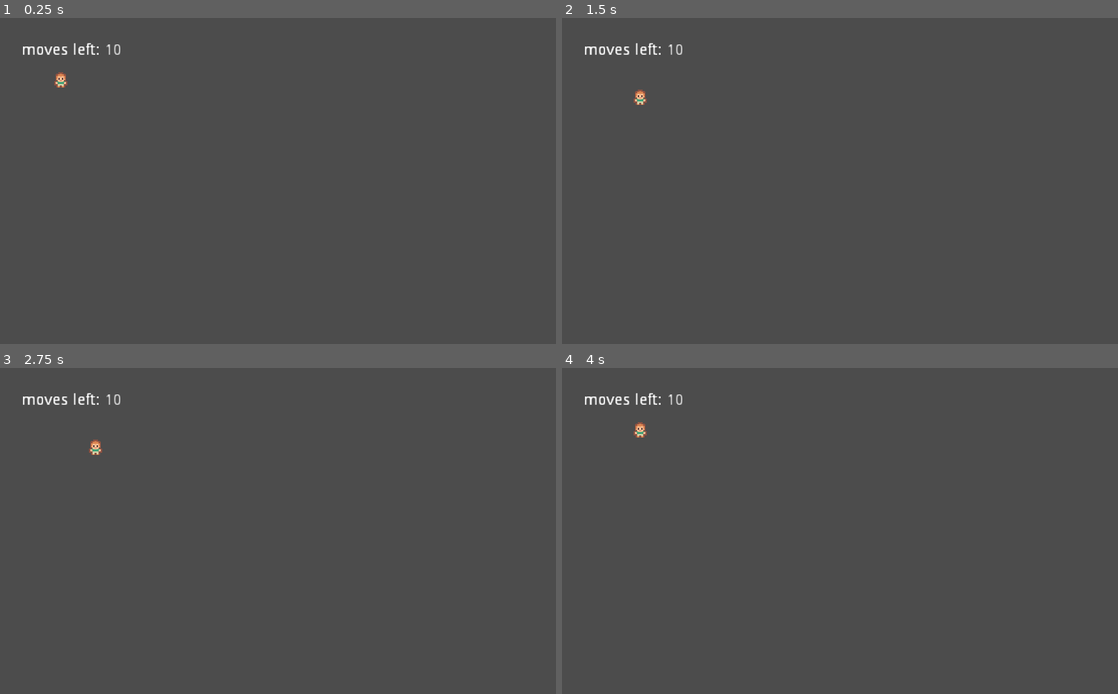
Above: before the commit, frames 1-4 (two rows, left to right).
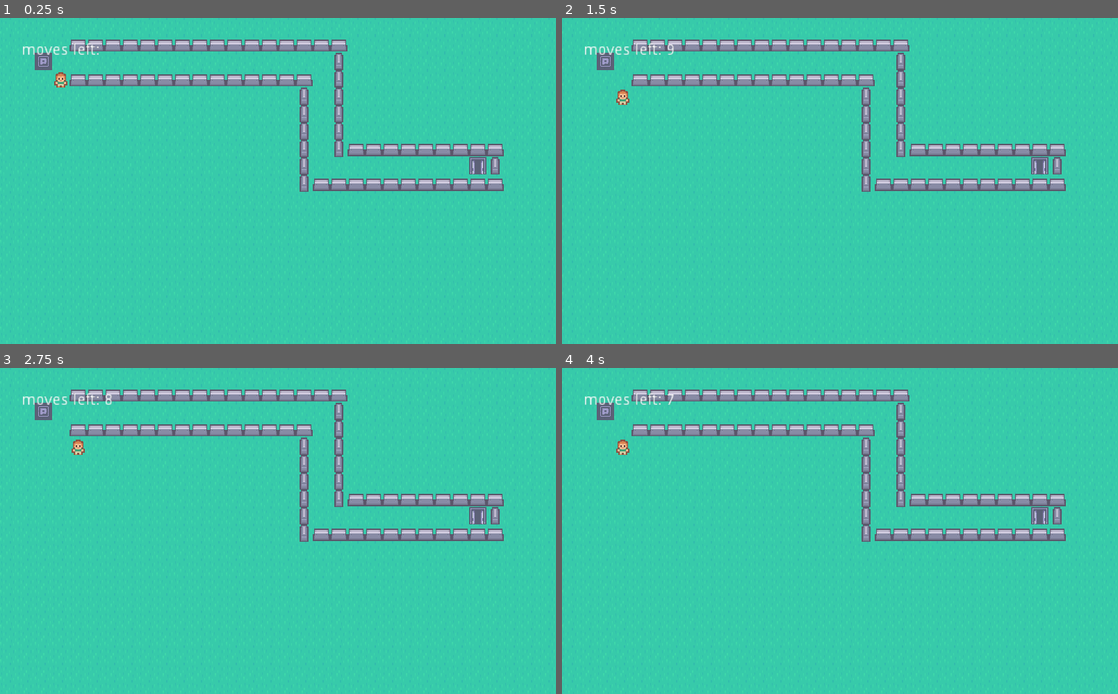
Above: after the commit, the same moments.

Repository: dsg-jam/LD50
Game: Godot game, scene res://scenes/playground.tscn
Same seed, same stepped clock (60 frames per second), same inputs: the game is played once before the commit and once after it.
Inputs:
- Up to frame 1 (0.25 s): no input
- Up to frame 2 (1.5 s): tap Enter at 0.5 s; hold Right (move_right) 0.53-1.28 s; tap Space at 1.25 s; hold Down (move_down) from 1.28 s (still down)
- Up to frame 3 (2.75 s): tap Enter at 2 s; release Down (move_down) at 2.03 s; hold Right (move_right) from 2.03 s (still down)
- Up to frame 4 (4 s): tap Space at 2.75 s; release Right (move_right) at 2.78 s; hold Up (move_up) 2.78-3.53 s; tap Enter at 3.5 s; hold Left (move_left) from 3.53 s (still down)

The runs differ from the first frame. In frame 1, 100% of the frame differs, in the area x 0-100%, y 0-100%; in frame 2, 100%; in frame 3, 100%; in frame 4, 100%.

Commit message:
Fix tilemap issues

Diff:
--- a/scenes/playground.tscn
+++ b/scenes/playground.tscn
@@ -1,11 +1,13 @@
-[gd_scene load_steps=19 format=2]
-
+[gd_scene load_steps=15 format=2]
 
 [ext_resource path="res://scripts/player.gd" type="Script" id=1]
 [ext_resource path="res://assets/tilemap.png" type="Texture" id=2]
 [ext_resource path="res://assets/player/player_down_idle.png" type="Texture" id=3]
 [ext_resource path="res://scenes/UI.tscn" type="PackedScene" id=4]
 
+[sub_resource type="ConvexPolygonShape2D" id=1]
+points = PoolVector2Array( 0, 0, 16, 0, 16, 16, 0, 16 )
+
 [sub_resource type="ConvexPolygonShape2D" id=2]
 points = PoolVector2Array( 0, 0, 16, 0, 16, 16, 0, 16 )
 
@@ -27,49 +29,7 @@
 [sub_resource type="ConvexPolygonShape2D" id=8]
 points = PoolVector2Array( 0, 0, 16, 0, 16, 16, 0, 16 )
 
-[sub_resource type="ConvexPolygonShape2D" id=9]
-points = PoolVector2Array( 0, 0, 16, 0, 16, 16, 0, 16 )
-
-[sub_resource type="ConvexPolygonShape2D" id=10]
-points = PoolVector2Array( 0, 0, 16, 0, 16, 16, 0, 16 )
-
-[sub_resource type="ConvexPolygonShape2D" id=11]
-points = PoolVector2Array( 0, 0, 16, 0, 16, 16, 0, 16 )
-
-[sub_resource type="ConvexPolygonShape2D" id=12]
-points = PoolVector2Array( 0, 0, 16, 0, 16, 16, 0, 16 )
-
-[sub_resource type="ConvexPolygonShape2D" id=13]
-points = PoolVector2Array( 0, 0, 16, 0, 16, 16, 0, 16 )
-
-[sub_resource type="ConvexPolygonShape2D" id=14]
-points = PoolVector2Array( 0, 0, 16, 0, 16, 16, 0, 16 )
-
-[sub_resource type="ConvexPolygonShape2D" id=4]
-points = PoolVector2Array( 0, 0, 16, 0, 16, 16, 0, 16 )
-
-[sub_resource type="ConvexPolygonShape2D" id=5]
-points = PoolVector2Array( 0, 0, 16, 0, 16, 16, 0, 16 )
-
-[sub_resource type="ConvexPolygonShape2D" id=6]
-points = PoolVector2Array( 0, 0, 16, 0, 16, 16, 0, 16 )
-
-[sub_resource type="ConvexPolygonShape2D" id=7]
-points = PoolVector2Array( 0, 0, 16, 0, 16, 16, 0, 16 )
-
-[sub_resource type="ConvexPolygonShape2D" id=8]
-points = PoolVector2Array( 0, 0, 16, 0, 16, 16, 0, 16 )
-
-[sub_resource type="ConvexPolygonShape2D" id=9]
-points = PoolVector2Array( 0, 0, 16, 0, 16, 16, 0, 16 )
-
-[sub_resource type="ConvexPolygonShape2D" id=11]
-points = PoolVector2Array( 0, 0, 16, 0, 16, 16, 0, 16 )
-
-[sub_resource type="ConvexPolygonShape2D" id=12]
-points = PoolVector2Array( 0, 0, 16, 0, 16, 16, 0, 16 )
-
-[sub_resource type="TileSet" id=3]
+[sub_resource type="TileSet" id=9]
 0/name = "grass"
 0/texture = ExtResource( 2 )
 0/tex_offset = Vector2( 0, 0 )
@@ -78,7 +38,7 @@
 0/tile_mode = 1
 0/autotile/bitmask_mode = 1
 0/autotile/bitmask_flags = [ Vector2( 0, 0 ), 432, Vector2( 0, 1 ), 438, Vector2( 0, 2 ), 54, Vector2( 1, 0 ), 504, Vec …(428 unchanged characters)…
-0/autotile/icon_coordinate = Vector2( 1, 1 )
+0/autotile/icon_coordinate = Vector2( 0, 0 )
 0/autotile/tile_size = Vector2( 16, 16 )
 0/autotile/spacing = 0
 0/autotile/occluder_map = [  ]
@@ -93,103 +53,103 @@
 0/shape_one_way_margin = 0.0
 0/shapes = [  ]
 0/z_index = 0
-1/name = "walls"
+1/name = "checkpoint"
 1/texture = ExtResource( 2 )
 1/tex_offset = Vector2( 0, 0 )
 1/modulate = Color( 1, 1, 1, 1 )
-1/region = Rect2( 0, 160, 48, 32 )
-1/tile_mode = 2
-1/autotile/icon_coordinate = Vector2( 0, 0 )
-1/autotile/tile_size = Vector2( 16, 16 )
-1/autotile/spacing = 0
-1/autotile/occluder_map = [  ]
-1/autotile/navpoly_map = [  ]
-1/autotile/priority_map = [  ]
-1/autotile/z_index_map = [  ]
+1/region = Rect2( 160, 256, 16, 16 )
+1/tile_mode = 0
 1/occluder_offset = Vector2( 0, 0 )
 1/navigation_offset = Vector2( 0, 0 )
 1/shape_offset = Vector2( 0, 0 )
 1/shape_transform = Transform2D( 1, 0, 0, 1, 0, 0 )
-1/shape = SubResource( 4 )
+1/shape = SubResource( 1 )
 1/shape_one_way = false
 1/shape_one_way_margin = 1.0
 1/shapes = [ {
-"autotile_coord": Vector2( 1, 1 ),
-"one_way": false,
-"one_way_margin": 1.0,
-"shape": SubResource( 4 ),
-"shape_transform": Transform2D( 1, 0, 0, 1, 0, 0 )
-}, {
-"autotile_coord": Vector2( 1, 0 ),
-"one_way": false,
-"one_way_margin": 1.0,
-"shape": SubResource( 5 ),
-"shape_transform": Transform2D( 1, 0, 0, 1, 0, 0 )
-}, {
 "autotile_coord": Vector2( 0, 0 ),
 "one_way": false,
 "one_way_margin": 1.0,
-"shape": SubResource( 6 ),
-"shape_transform": Transform2D( 1, 0, 0, 1, 0, 0 )
-}, {
-"autotile_coord": Vector2( 0, 1 ),
-"one_way": false,
-"one_way_margin": 1.0,
-"shape": SubResource( 7 ),
-"shape_transform": Transform2D( 1, 0, 0, 1, 0, 0 )
-}, {
-"autotile_coord": Vector2( 2, 1 ),
-"one_way": false,
-"one_way_margin": 1.0,
-"shape": SubResource( 8 ),
-"shape_transform": Transform2D( 1, 0, 0, 1, 0, 0 )
-}, {
-"autotile_coord": Vector2( 2, 0 ),
-"one_way": false,
-"one_way_margin": 1.0,
-"shape": SubResource( 9 ),
+"shape": SubResource( 1 ),
 "shape_transform": Transform2D( 1, 0, 0, 1, 0, 0 )
 } ]
 1/z_index = 0
-2/name = "checkpoint"
+2/name = "exit"
 2/texture = ExtResource( 2 )
 2/tex_offset = Vector2( 0, 0 )
 2/modulate = Color( 1, 1, 1, 1 )
-2/region = Rect2( 160, 256, 16, 16 )
+2/region = Rect2( 240, 176, 16, 16 )
 2/tile_mode = 0
 2/occluder_offset = Vector2( 0, 0 )
 2/navigation_offset = Vector2( 0, 0 )
 2/shape_offset = Vector2( 0, 0 )
 2/shape_transform = Transform2D( 1, 0, 0, 1, 0, 0 )
-2/shape = SubResource( 11 )
+2/shape = SubResource( 2 )
 2/shape_one_way = false
 2/shape_one_way_margin = 1.0
 2/shapes = [ {
 "autotile_coord": Vector2( 0, 0 ),
 "one_way": false,
 "one_way_margin": 1.0,
-"shape": SubResource( 11 ),
+"shape": SubResource( 2 ),
 "shape_transform": Transform2D( 1, 0, 0, 1, 0, 0 )
 } ]
 2/z_index = 0
-3/name = "exit"
+3/name = "walls"
 3/texture = ExtResource( 2 )
 3/tex_offset = Vector2( 0, 0 )
 3/modulate = Color( 1, 1, 1, 1 )
-3/region = Rect2( 240, 208, 16, 16 )
-3/tile_mode = 0
+3/region = Rect2( 0, 160, 48, 32 )
+3/tile_mode = 2
+3/autotile/icon_coordinate = Vector2( 0, 0 )
+3/autotile/tile_size = Vector2( 16, 16 )
+3/autotile/spacing = 0
+3/autotile/occluder_map = [  ]
+3/autotile/navpoly_map = [  ]
+3/autotile/priority_map = [  ]
+3/autotile/z_index_map = [  ]
 3/occluder_offset = Vector2( 0, 0 )
 3/navigation_offset = Vector2( 0, 0 )
 3/shape_offset = Vector2( 0, 0 )
 3/shape_transform = Transform2D( 1, 0, 0, 1, 0, 0 )
-3/shape = SubResource( 12 )
+3/shape = SubResource( 3 )
 3/shape_one_way = false
 3/shape_one_way_margin = 1.0
 3/shapes = [ {
 "autotile_coord": Vector2( 0, 0 ),
 "one_way": false,
 "one_way_margin": 1.0,
-"shape": SubResource( 12 ),
+"shape": SubResource( 3 ),
+"shape_transform": Transform2D( 1, 0, 0, 1, 0, 0 )
+}, {
+"autotile_coord": Vector2( 1, 0 ),
+"one_way": false,
+"one_way_margin": 1.0,
+"shape": SubResource( 4 ),
+"shape_transform": Transform2D( 1, 0, 0, 1, 0, 0 )
+}, {
+"autotile_coord": Vector2( 2, 0 ),
+"one_way": false,
+"one_way_margin": 1.0,
+"shape": SubResource( 5 ),
+"shape_transform": Transform2D( 1, 0, 0, 1, 0, 0 )
+}, {
+"autotile_coord": Vector2( 2, 1 ),
+"one_way": false,
+"one_way_margin": 1.0,
+"shape": SubResource( 6 ),
+"shape_transform": Transform2D( 1, 0, 0, 1, 0, 0 )
+}, {
+"autotile_coord": Vector2( 0, 1 ),
+"one_way": false,
+"one_way_margin": 1.0,
+"shape": SubResource( 7 ),
+"shape_transform": Transform2D( 1, 0, 0, 1, 0, 0 )
+}, {
+"autotile_coord": Vector2( 1, 1 ),
+"one_way": false,
+"one_way_margin": 1.0,
+"shape": SubResource( 8 ),
 "shape_transform": Transform2D( 1, 0, 0, 1, 0, 0 )
 } ]
 3/z_index = 0
@@ -200,39 +160,36 @@
 [node name="Node2D" type="Node2D"]
 
 [node name="Ground" type="TileMap" parent="."]
-tile_set = SubResource( 3 )
+tile_set = SubResource( 9 )
 cell_size = Vector2( 16, 16 )
 format = 1
 tile_data = PoolIntArray( -131075, 0, 0, -131074, 0, 1, -131073, 0, 1, -196608, 0, 1, -196607, 0, 1, -196606, 0, 1, -19 …(15141 unchanged characters)…
 
 [node name="Obstacles" type="TileMap" parent="."]
-tile_set = SubResource( 3 )
-cell_size = Vector2( 16, 16 )
-show_collision = true
-format = 1
-tile_data = PoolIntArray( 196613, 1, 0, 196614, 1, 0, 196615, 1, 0, 196616, 1, 0, 196617, 1, 0, 196618, 1, 0, 196619, 1, 0, 196620, 1, 0, 196621, 1, 0, 196622, 1, 0, 196623, 1, 0, 196624, 1, 0, 196625, 1, 2, 262161, 1, 2, 327685, 1, 0, 327686, 1, 0, 327687, 1, 0, 327688, 1, 0, 327689, 1, 0, 327690, 1, 0, 327691, 1, 0, 327692, 1, 0, 327693, 1, 0, 327694, 1, 0, 327695, 1, 0, 327697, 1, 2, 393231, 1, 2, 393233, 1, 2, 458767, 1, 2, 458769, 1, 2, 524303, 1, 2, 589839, 1, 2 )
+tile_set = SubResource( 9 )
+cell_size = Vector2( 16, 16 )
+format = 1
+tile_data = PoolIntArray( 65540, 3, 0, 65541, 3, 0, 65542, 3, 0, 65543, 3, 0, 65544, 3, 0, 65545, 3, 0, 65546, 3, 0, 65547, 3, 0, 65548, 3, 0, 65549, 3, 0, 65550, 3, 0, 65551, 3, 0, 65552, 3, 0, 65553, 3, 0, 65554, 3, 0, 65555, 3, 0, 131091, 3, 2, 196612, 3, 0, 196613, 3, 0, 196614, 3, 0, 196615, 3, 0, 196616, 3, 0, 196617, 3, 0, 196618, 3, 0, 196619, 3, 0, 196620, 3, 0, 196621, 3, 0, 196622, 3, 0, 196623, 3, 0, 196624, 3, 0, 196625, 3, 0, 196627, 3, 2, 262161, 3, 2, 262163, 3, 2, 327697, 3, 2, 327699, 3, 2, 393233, 3, 2, 393235, 3, 2, 458769, 3, 2, 458771, 3, 2, 458772, 3, 0, 458773, 3, 0, 458774, 3, 0, 458775, 3, 0, 458776, 3, 0, 458777, 3, 0, 458778, 3, 0, 458779, 3, 0, 458780, 3, 0, 524305, 3, 2, 524316, 3, 2, 589841, 3, 2, 589842, 3, 0, 589843, 3, 0, 589844, 3, 0, 589845, 3, 0, 589846, 3, 0, 589847, 3, 0, 589848, 3, 0, 589849, 3, 0, 589850, 3, 0, 589851, 3, 0, 589852, 3, 0 )
 __meta__ = {
 "_editor_description_": ""
 }
 
 [node name="Checkpoints" type="TileMap" parent="."]
-tile_set = SubResource( 3 )
-cell_size = Vector2( 16, 16 )
-show_collision = true
+tile_set = SubResource( 9 )
+cell_size = Vector2( 16, 16 )
 collision_layer = 2
 format = 1
-tile_data = PoolIntArray( 131074, 2, 0 )
+tile_data = PoolIntArray( 131074, 1, 0 )
 __meta__ = {
 "_editor_description_": ""
 }
 
 [node name="Target" type="TileMap" parent="."]
-tile_set = SubResource( 3 )
-cell_size = Vector2( 16, 16 )
-show_collision = true
+tile_set = SubResource( 9 )
+cell_size = Vector2( 16, 16 )
 collision_layer = 2
 format = 1
-tile_data = PoolIntArray( 458779, 3, 0 )
+tile_data = PoolIntArray( 524315, 2, 0 )
 __meta__ = {
 "_editor_description_": ""
 }
@@ -261,5 +218,6 @@
 enabled = true
 cast_to = Vector2( 0, 16 )
 
+[node name="UI" parent="." instance=ExtResource( 4 )]
+
 [connection signal="body_entered" from="Player" to="Player" method="_on_Player_body_entered"]
-[node name="UI" parent="." instance=ExtResource( 4 )]
--- a/scripts/player.gd
+++ b/scripts/player.gd
@@ -36,6 +36,7 @@
 	ray.cast_to = DIRECTIONS[dir] * TILE_SIZE
 	ray.force_raycast_update()
 	if !ray.is_colliding():
+		decreas_moves_left()
 		self.position += DIRECTIONS[dir] * TILE_SIZE
 		self.position.x = clamp(self.position.x, TILE_SIZE/2.0, 1048)
 		self.position.y = clamp(self.position.y, TILE_SIZE/2.0, 620)
